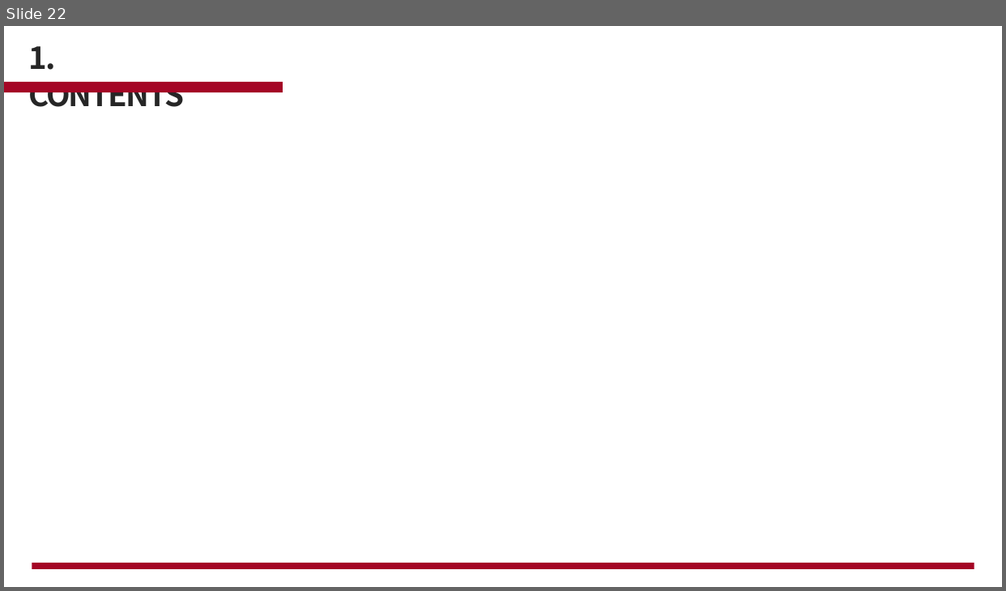
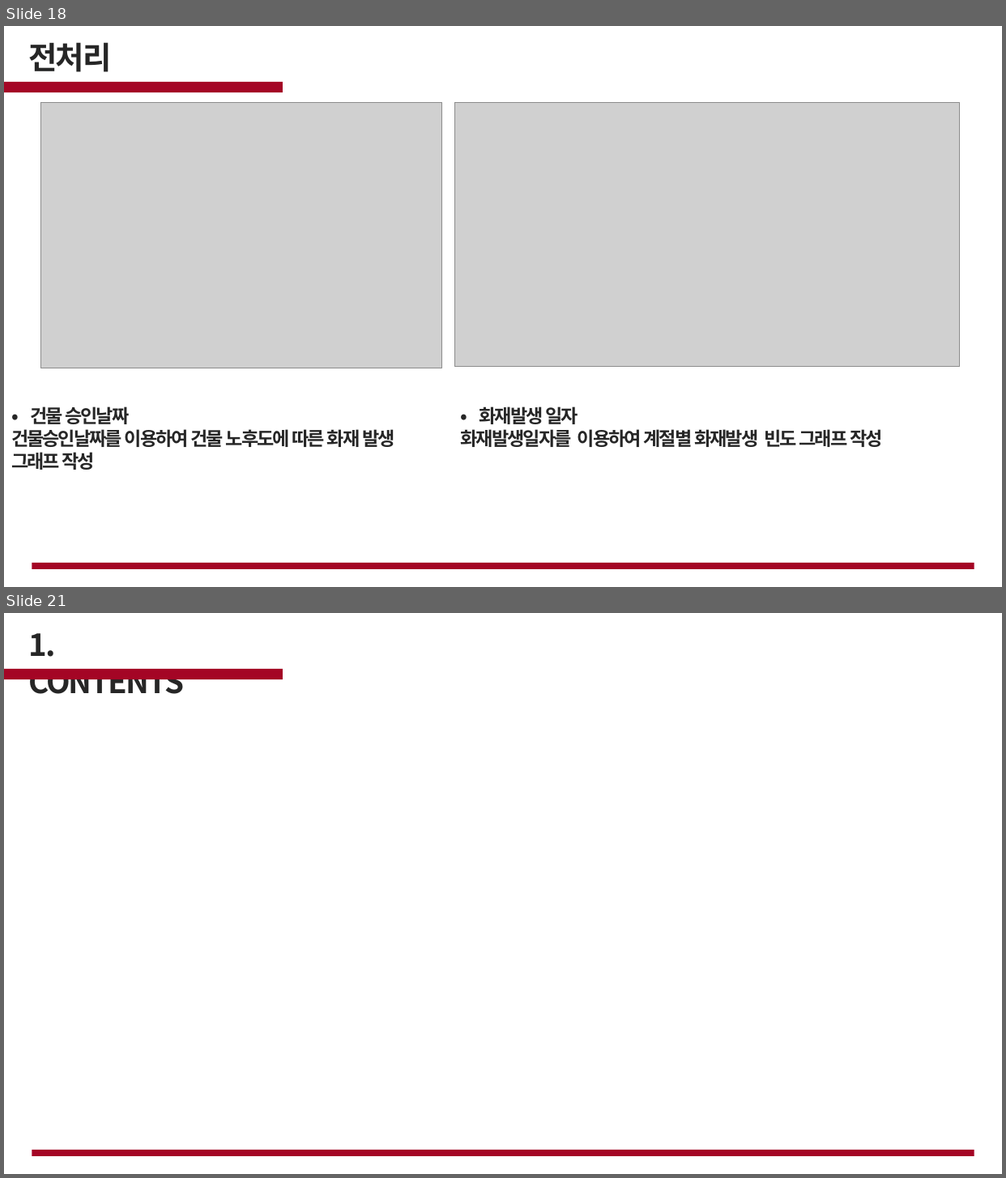
Before and after one commit to cjsgk106/fire-prediction-analysis, a slide deck: work/화재.pptx. Shown one above the other, each under a label of ours: slide 22 before the commit, slides 18 and 21 after it; the slides between them are not shown. The pictures are 1006x591 and 1006x1178 pixels, drawn with LibreOffice and Linux fonts; fonts in the diff are those of the drawing; grey boxes stand for pictures; background and template pictures are left out. Boxes give left, top, right and bottom in pixels: in the first picture for what was removed or moved away, otherwise in the second. Text is boxed around its words. In the diff, an @@ line names an element or a change of style, - is before the commit and + after.

```diff
--- a/work/화재.pptx
+++ b/work/화재.pptx
@@ slide 18 added at (x1=4, y1=26, x2=1002, y2=587), background picture (left out) @@
@@ text added at (x1=28, y1=42, x2=111, y2=72), 30 pt, text #262626, bold @@
+전처리
@@ rectangle added at (x1=4, y1=82, x2=283, y2=92), fill #A40525 @@
@@ picture added at (x1=40, y1=103, x2=442, y2=368) @@
@@ picture added at (x1=454, y1=102, x2=959, y2=367) @@
@@ text added at (x1=11, y1=407, x2=395, y2=470), 18 pt, text #262626, bold @@
+•건물 승인날짜
+건물승인날짜를 이용하여 건물 노후도에 따른 화재 발생 그래프 작성
@@ text added at (x1=460, y1=407, x2=883, y2=447), 18 pt, text #262626, bold @@
+•화재발생 일자
+화재발생일자를 이용하여 계절별 화재발생 빈도 그래프 작성
@@ rectangle added at (x1=32, y1=563, x2=974, y2=570), fill #A40525 @@
@@ what was slide 22 is now slide 21 @@
```
Also in this commit, not shown: 3 slides changed, 4 other slides added, 4 slides removed.
